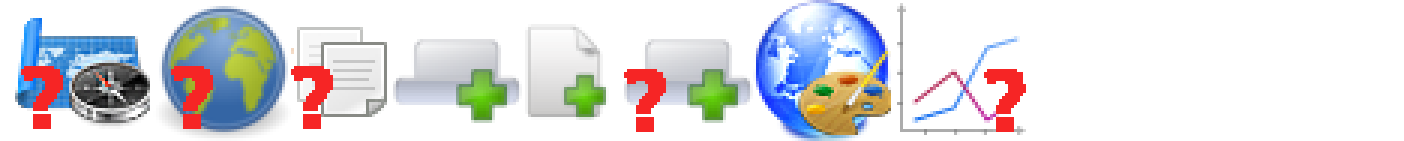
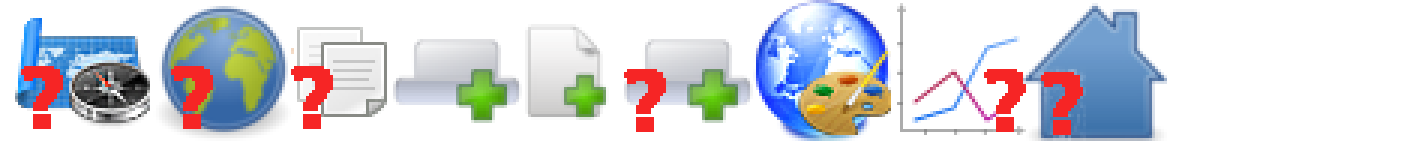
Layered file, before and after one edit (1404x141). Changes by layer:
added layer "helpHome" above "custompage" over (1023, 3, 1167, 141)
